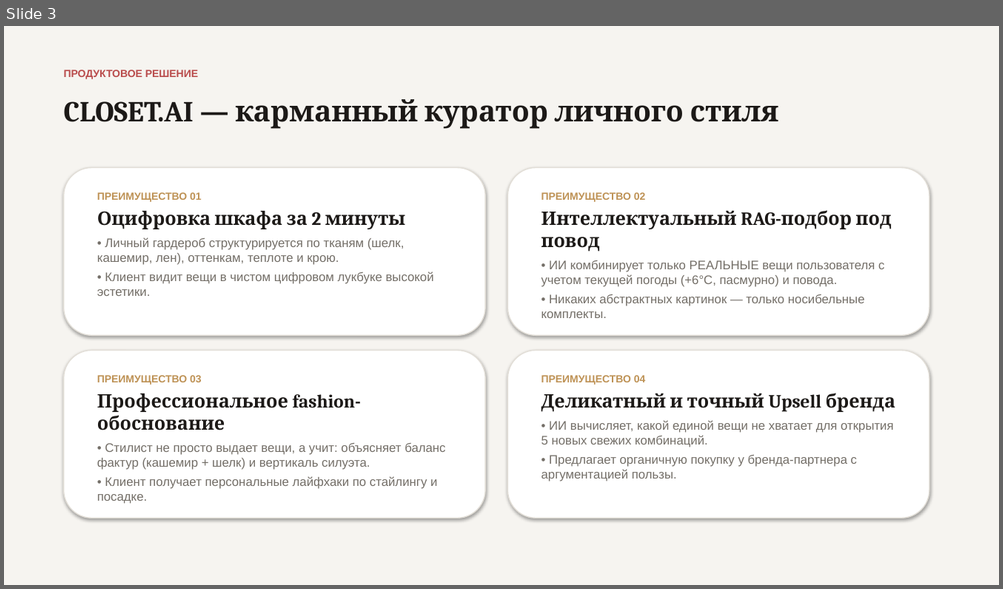
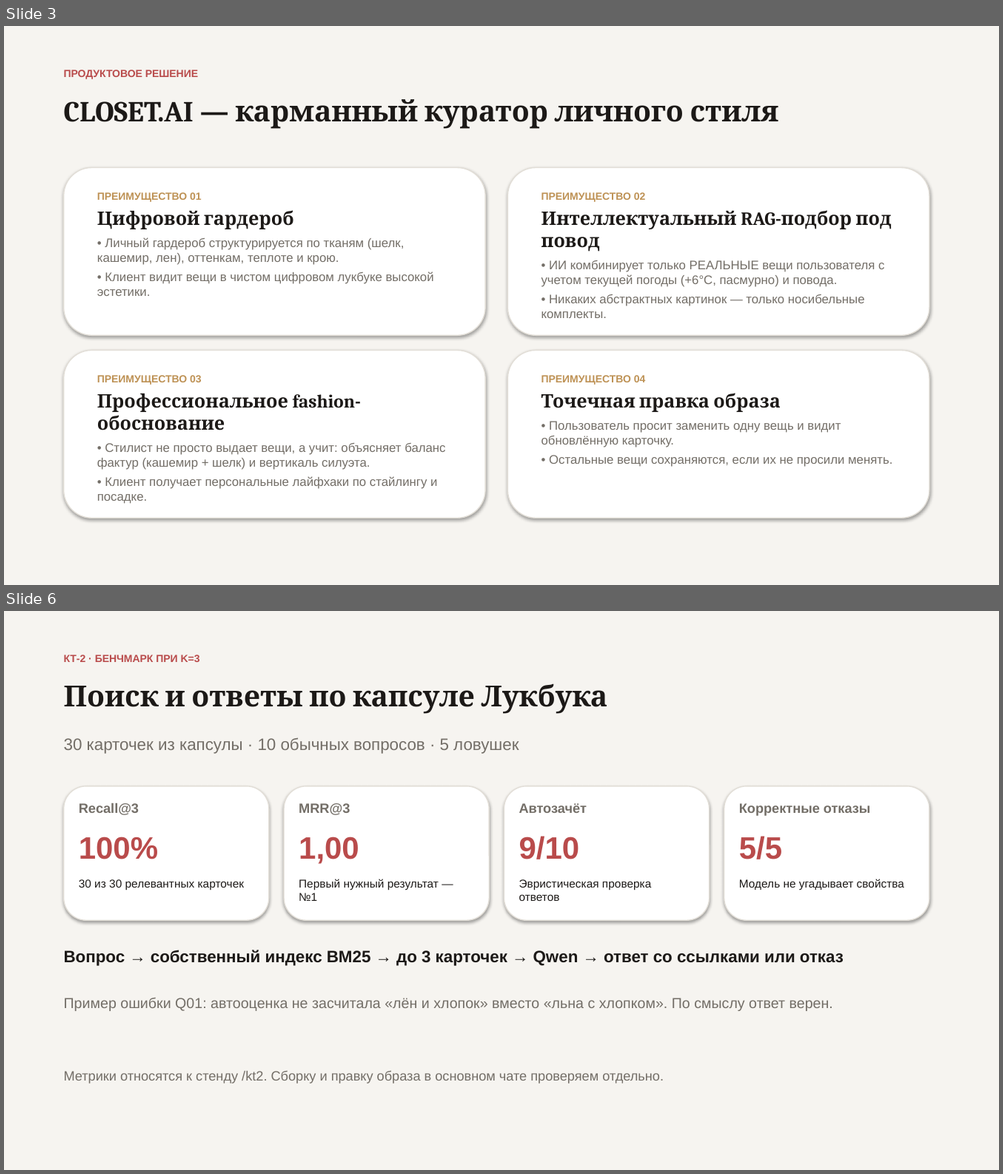
Before and after one commit to SachaXoDev/NIRS_AI_stilist, a slide deck: AI_Stylist_Presentation.pptx. Shown one above the other, each under a label of ours: slide 3 before the commit, slides 3 and 6 after it; the slides between them are not shown. The pictures are 1003x589 and 1003x1174 pixels, drawn with LibreOffice and Linux fonts; fonts in the diff are those of the drawing. Boxes give left, top, right and bottom in pixels: in the first picture for what was removed or moved away, otherwise in the second. Text is boxed around its words. In the diff, an @@ line names an element or a change of style, - is before the commit and + after.

```diff
--- a/AI_Stylist_Presentation.pptx
+++ b/AI_Stylist_Presentation.pptx
@@ slide 6 added at [4, 611, 999, 1170], background #FFFFFF @@
@@ rectangle added at [4, 611, 999, 1170], fill #F6F4F0 @@
@@ text added at [64, 655, 200, 662], 10 pt, text #B94B4B, bold @@
+КТ-2 · БЕНЧМАРК ПРИ K=3
@@ text added at [64, 684, 608, 714], 28 pt, text #1C1917, bold @@
+Поиск и ответы по капсуле Лукбука
@@ text added at [64, 738, 518, 754], 16 pt, text #736E67 @@
+30 карточек из капсулы · 10 обычных вопросов · 5 ловушек
@@ rounded rectangle added at [64, 786, 269, 920], fill #FFFFFF, outline #E2DED7 1 pt @@
@@ rounded rectangle added at [284, 786, 489, 920], fill #FFFFFF, outline #E2DED7 1 pt @@
@@ rounded rectangle added at [504, 786, 709, 920], fill #FFFFFF, outline #E2DED7 1 pt @@
@@ rounded rectangle added at [724, 786, 929, 920], fill #FFFFFF, outline #E2DED7 1 pt @@
@@ text added at [79, 803, 139, 815], 13 pt, text #736E67, bold @@
+Recall@3
@@ text added at [299, 803, 350, 815], 13 pt, text #736E67, bold @@
+MRR@3
@@ text added at [519, 803, 587, 813], 13 pt, text #736E67, bold @@
+Автозачёт
@@ text added at [739, 803, 871, 816], 13 pt, text #736E67, bold @@
+Корректные отказы
@@ text added at [79, 837, 158, 860], 30 pt, text #B94B4B, bold @@
+100%
@@ text added at [299, 837, 359, 864], 30 pt, text #B94B4B, bold @@
+1,00
@@ text added at [519, 836, 580, 860], 30 pt, text #B94B4B, bold @@
+9/10
@@ text added at [739, 836, 782, 860], 30 pt, text #B94B4B, bold @@
+5/5
@@ text added at [79, 880, 244, 890], 11 pt, text #1C1917 @@
+30 из 30 релевантных карточек
@@ text added at [299, 879, 438, 901], 11 pt, text #1C1917 @@
+Первый нужный результат — №1
@@ text added at [519, 880, 651, 901], 11 pt, text #1C1917 @@
+Эвристическая проверка ответов
@@ text added at [739, 879, 904, 890], 11 pt, text #1C1917 @@
+Модель не угадывает свойства
@@ text added at [64, 950, 843, 966], 16 pt, text #1C1917, bold @@
+Вопрос → собственный индекс BM25 → до 3 карточек → Qwen → ответ со ссылками или отказ
@@ text added at [64, 998, 833, 1011], 14 pt, text #736E67 @@
+Пример ошибки Q01: автооценка не засчитала «лён и хлопок» вместо «льна с хлопком». По смыслу ответ верен.
@@ text added at [64, 1071, 663, 1084], 13 pt, text #736E67 @@
+Метрики относятся к стенду /kt2. Сборку и правку образа в основном чате проверяем отдельно.
@@ slide 3 changed as well @@
@@ text at [97, 210, 294, 230]: text changed @@
-Оцифровка шкафа за 2 минуты
+Цифровой гардероб
@@ text at [541, 393, 892, 467]: text changed @@
-Деликатный и точный Upsell бренда
-• ИИ вычисляет, какой единой вещи не хватает для открытия 5 новых свежих комбинаций.
-• Предлагает органичную покупку у бренда-партнера с аргументацией пользы.
+Точечная правка образа
+• Пользователь просит заменить одну вещь и видит обновлённую карточку.
+• Остальные вещи сохраняются, если их не просили менять.
```
Also in this commit, not shown: 6 other slides changed, 1 slide removed, 4 other files.
